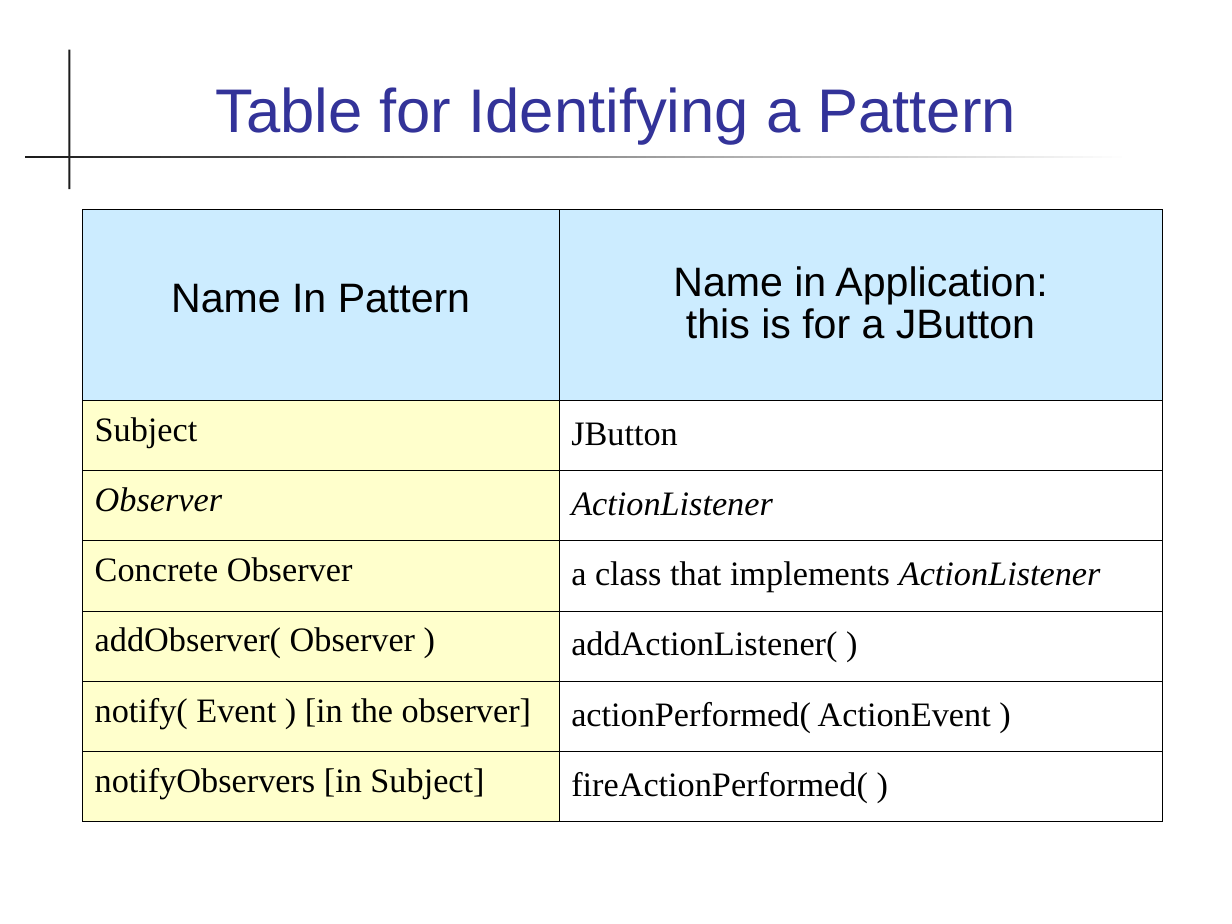
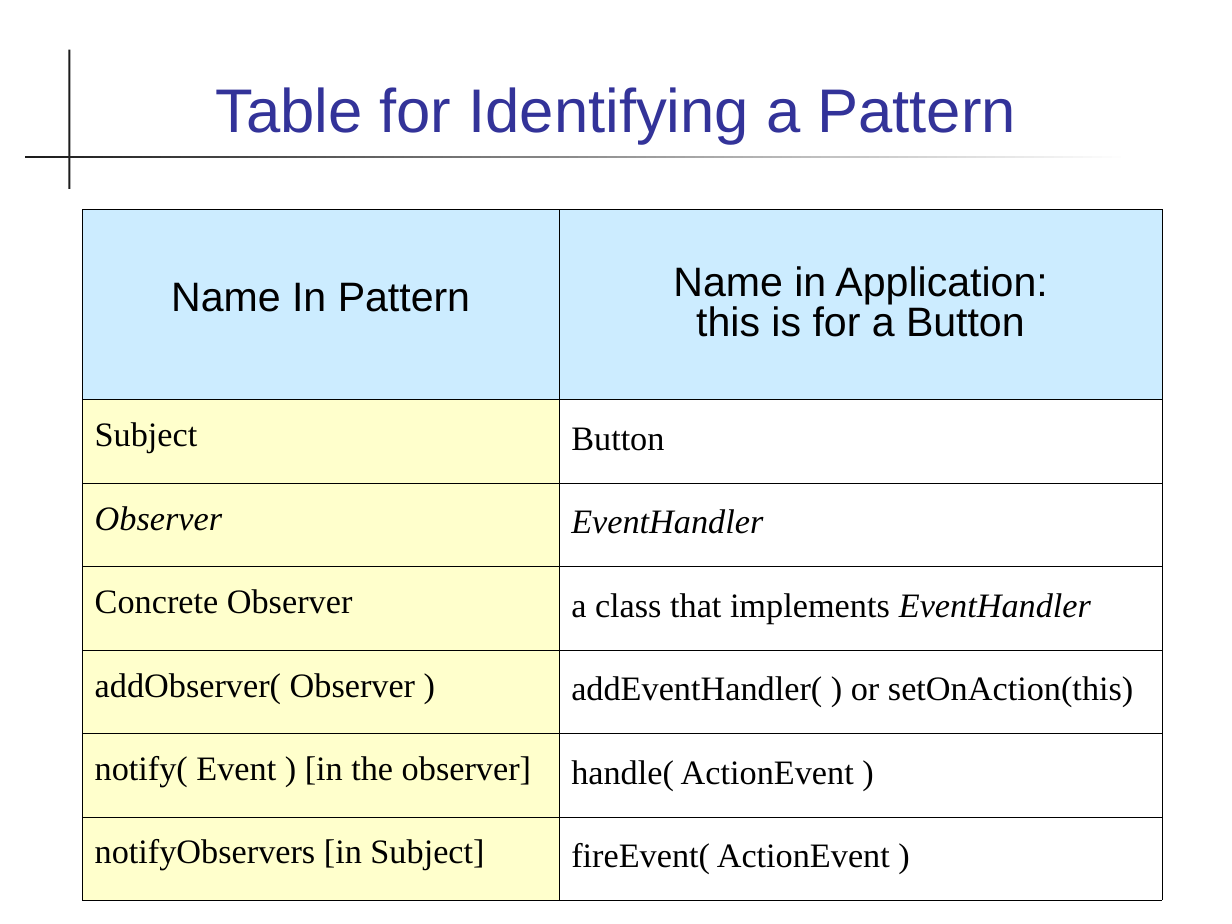
Before and after one commit to skeoop/skeoop.github.io, a slide deck: slide 8 of patterns/Observer-Pattern.ppt. Drawn at 1232x924 pixels with LibreOffice and Linux fonts; fonts in the diff are those of the drawing. Boxes give left, top, right and bottom in pixels: in the first picture for what was removed or moved away, otherwise in the second. Text is boxed around its words. In the diff, an @@ line names an element or a change of style, - is before the commit and + after.

```diff
--- a/patterns/Observer-Pattern.ppt
+++ b/patterns/Observer-Pattern.ppt
@@ table at (83, 209, 1163, 878) @@
-row 1, column 2: Name in Application: this is for a JButton
+row 1, column 2: Name in Application: this is for a Button
-row 2, column 2: JButton
+row 2, column 2: Button
-row 3, column 2: ActionListener
+row 3, column 2: EventHandler
-row 4, column 2: a class that implements ActionListener
+row 4, column 2: a class that implements EventHandler
-row 5, column 2: addActionListener( )
+row 5, column 2: addEventHandler( ) or setOnAction(this)
-row 6, column 2: actionPerformed( ActionEvent )
+row 6, column 2: handle( ActionEvent )
-row 7, column 2: fireActionPerformed( )
+row 7, column 2: fireEvent( ActionEvent )
@@ line spacing 0.55 to 0.51 @@
@@ line spacing 0.51 to 0.47 @@
```
Also in this commit, not shown: 6 other slides changed, 5 other files.
